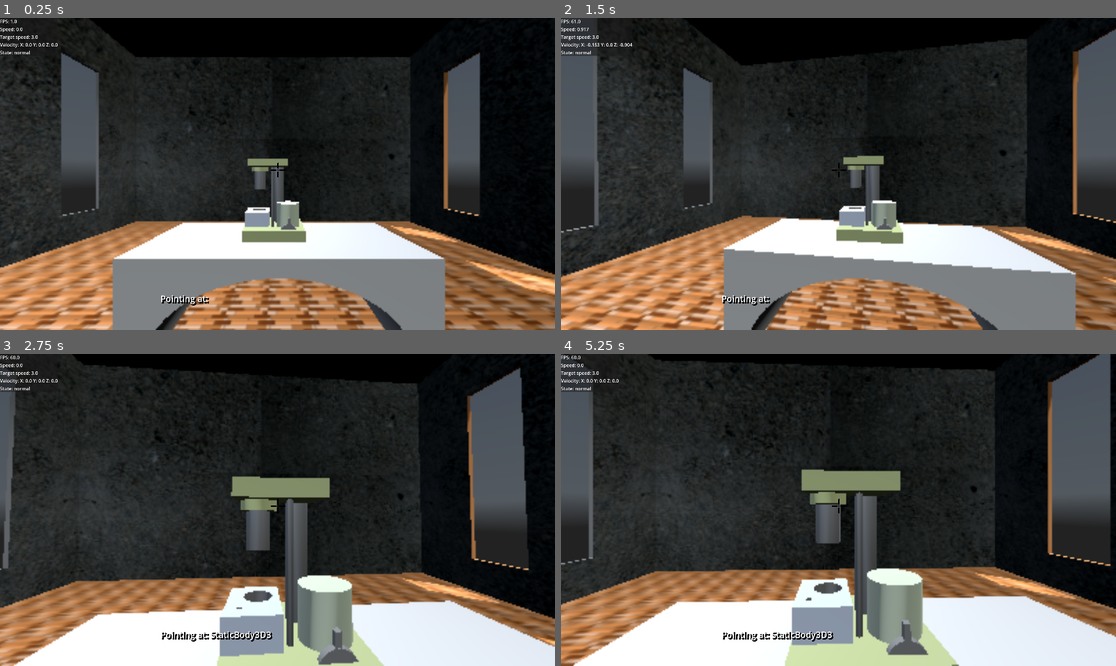
Above: before the commit, frames 1-4 (two rows, left to right).
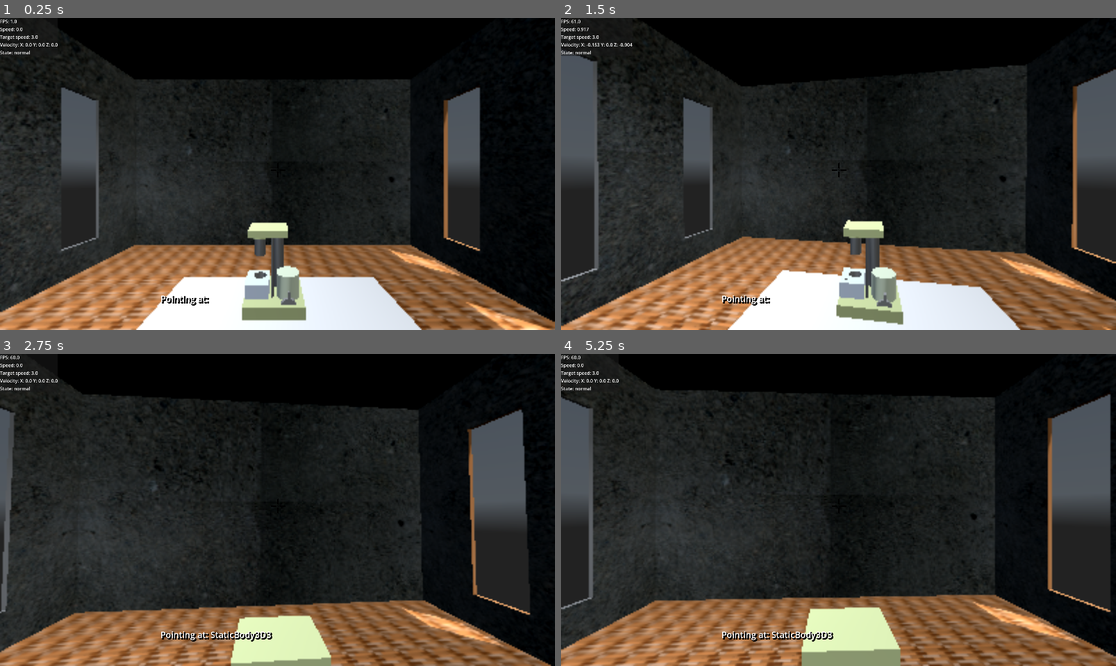
Above: after the commit, the same moments.

Repository: meyerAurelius/grant-proposal
Game: Godot game, scene res://main.tscn
Same seed, same stepped clock (60 frames per second), same inputs: the game is played once before the commit and once after it. A sky picture missing from this copy of the repository is replaced by a grey-blue gradient.
Inputs (mouse positions are in pixels of both pictures, inside the frame that each line leads up to):
- Up to frame 1 (0.25 s): no input
- Up to frame 2 (1.5 s): tap Enter (ui_accept) at 0.5, 0.77 s; move the mouse to (866, 174) at 0.52 s; hold W (key_up) from 0.53 s (still down); tap Shift (crouch) at 0.6 s; click (866, 174) at 0.67 s; move the mouse to (810, 174) at 1.27 s; tap Q (look_left) at 1.35 s; click (810, 174) at 1.42 s
- Up to frame 3 (2.75 s): keep holding W (key_up); tap Enter (ui_accept) at 1.52 s; move the mouse to (288, 503) at 2.02 s; tap E (look_right) at 2.1 s; click (288, 503) at 2.17 s
- Up to frame 4 (5.25 s): keep holding W (key_up); move the mouse to (832, 516) at 2.77 s; tap Ctrl (sprint) at 2.85 s; click (832, 516) at 2.92 s; tap Enter (ui_accept) at 3.02, 3.77, 4.25, 4.52 s; move the mouse to (877, 513) at 3.52 s; tap Shift (crouch) at 3.6 s; click (877, 513) at 3.67 s; move the mouse to (794, 506) at 4.27 s; tap Q (look_left) at 4.35 s; click (794, 506) at 4.42 s; move the mouse to (844, 510) at 5.02 s; tap E (look_right) at 5.1 s; click (844, 510) at 5.17 s

The runs differ from the first frame. In frame 1, 35% of the frame differs, in the area x 0-100%, y 0-100%; in frame 2, 37%; in frame 3, 35%; in frame 4, 38%.

Commit message:
A dummy rpm selector ui appears when the Lever is hit with the raycast

Diff:
--- a/virtual-lab/player/player.gd
+++ b/virtual-lab/player/player.gd
@@ -482,6 +482,9 @@
 			if event is InputEventMouseButton and event.button_index == MOUSE_BUTTON_LEFT and event.is_pressed():
 				if(collider.name == "Lever"):
 					Input.mouse_mode = Input.MOUSE_MODE_VISIBLE
+					$UserInterface/RPMSelector.visible = true
+					# now that the cursor is release we will display an rpm selection menu.
+
 
 
 			return "Pointing at: " + String(collider.name)
--- a/virtual-lab/player/player.tscn
+++ b/virtual-lab/player/player.tscn
@@ -1,21 +1,40 @@
-[gd_scene load_steps=21 format=3 uid="uid://5kl1tktw2ngd"]
+[gd_scene load_steps=24 format=3 uid="uid://5kl1tktw2ngd"]
 
 [ext_resource type="Script" uid="uid://dlheppt8ey4go" path="res://player/player.gd" id="1_rkbax"]
 [ext_resource type="Script" uid="uid://siumuxsaklff" path="res://player/debug_panel.gd" id="2_g1dw6"]
 [ext_resource type="Texture2D" uid="uid://brabv63rsu1tj" path="res://Textures/crosshair.png" id="3_yw30f"]
+[ext_resource type="Texture2D" uid="uid://dbr0of3vvh6fe" path="res://control_menu/control-slider.png" id="4_g6k8r"]
 [ext_resource type="Script" uid="uid://cp0yqpl40nu47" path="res://player/editor_module.gd" id="4_yw30f"]
+[ext_resource type="Texture2D" uid="uid://ckc1en67xtyby" path="res://control_menu/header.png" id="5_boad6"]
+[ext_resource type="Texture2D" uid="uid://dkgicexsd0jig" path="res://control_menu/control-arrow.png" id="5_rgyib"]
 
 [sub_resource type="CapsuleMesh" id="CapsuleMesh_kqu6x"]
-height = 3.0
+height = 4.0
 
 [sub_resource type="CapsuleShape3D" id="CapsuleShape3D_oul6g"]
-height = 3.0
+height = 4.0
 
 [sub_resource type="Animation" id="Animation_rgyib"]
 resource_name = "RESET"
+length = 0.01
+tracks/0/type = "position_3d"
+tracks/0/imported = false
+tracks/0/enabled = true
+tracks/0/path = NodePath("Head")
+tracks/0/interp = 1
+tracks/0/loop_wrap = true
+tracks/0/keys = PackedFloat32Array(0, 1, 0, 3.697587, 0)
 
 [sub_resource type="Animation" id="Animation_yw30f"]
 resource_name = "crouch"
+length = 0.001
+tracks/0/type = "position_3d"
+tracks/0/imported = false
+tracks/0/enabled = true
+tracks/0/path = NodePath("Head")
+tracks/0/interp = 1
+tracks/0/loop_wrap = true
+tracks/0/keys = PackedFloat32Array(0, 1, 0, 2.9569004, 0)
 
 [sub_resource type="AnimationLibrary" id="AnimationLibrary_qjkh3"]
 _data = {
@@ -25,6 +44,13 @@
 
 [sub_resource type="Animation" id="Animation_boad6"]
 resource_name = "RESET"
+tracks/0/type = "position_3d"
+tracks/0/imported = false
+tracks/0/enabled = true
+tracks/0/path = NodePath(".")
+tracks/0/interp = 1
+tracks/0/loop_wrap = true
+tracks/0/keys = PackedFloat32Array(0, 1, 0, 3.697587, 0)
 
 [sub_resource type="Animation" id="Animation_2ieo8"]
 resource_name = "sprint"
@@ -41,6 +67,14 @@
 
 [sub_resource type="Animation" id="Animation_g6k8r"]
 resource_name = "RESET"
+length = 0.001
+tracks/0/type = "position_3d"
+tracks/0/imported = false
+tracks/0/enabled = true
+tracks/0/path = NodePath(".")
+tracks/0/interp = 1
+tracks/0/loop_wrap = true
+tracks/0/keys = PackedFloat32Array(0, 1, 0, 3.697587, 0)
 
 [sub_resource type="Animation" id="Animation_ebec5"]
 resource_name = "jump"
@@ -76,11 +110,11 @@
 RAY = NodePath("Head/RayCast3D")
 
 [node name="mesh" type="MeshInstance3D" parent="."]
-transform = Transform3D(1, 0, 0, 0, 1, 0, 0, 0, 1, 0, 1.5, 0)
+transform = Transform3D(1, 0, 0, 0, 1, 0, 0, 0, 1, 0, 2, 0)
 mesh = SubResource("CapsuleMesh_kqu6x")
 
 [node name="collision" type="CollisionShape3D" parent="."]
-transform = Transform3D(1, 0, 0, 0, 1, 0, 0, 0, 1, 0, 1.5, 0)
+transform = Transform3D(1, 0, 0, 0, 1, 0, 0, 0, 1, 0, 2, 0)
 shape = SubResource("CapsuleShape3D_oul6g")
 
 [node name="CrouchAnimation" type="AnimationPlayer" parent="."]
@@ -89,7 +123,7 @@
 }
 
 [node name="Head" type="Node3D" parent="."]
-transform = Transform3D(1, 0, 0, 0, 1, 0, 0, 0, 1, 0, 2.4969485, 0)
+transform = Transform3D(1, 0, 0, 0, 1, 0, 0, 0, 1, 0, 3.697587, 0)
 
 [node name="Camera" type="Camera3D" parent="Head"]
 
@@ -145,8 +179,53 @@
 theme_override_constants/shadow_offset_x = 4
 theme_override_constants/shadow_offset_y = 4
 theme_override_font_sizes/normal_font_size = 30
-text = "Hello world"
 scroll_active = false
+
+[node name="RPMSelector" type="Control" parent="UserInterface"]
+visible = false
+anchors_preset = 0
+offset_right = 40.0
+offset_bottom = 40.0
+
+[node name="TextureRect" type="TextureRect" parent="UserInterface/RPMSelector"]
+layout_mode = 0
+offset_left = 1135.2325
+offset_top = 294.0
+offset_right = 1858.6279
+offset_bottom = 596.0
+texture = ExtResource("4_g6k8r")
+
+[node name="RichTextLabel" type="RichTextLabel" parent="UserInterface/RPMSelector/TextureRect"]
+layout_mode = 0
+offset_left = 60.767456
+offset_top = 195.0
+offset_right = 652.76746
+offset_bottom = 282.0
+theme_override_font_sizes/normal_font_size = 41
+text = "100          200          300       600"
+
+[node name="ControlArrow" type="Sprite2D" parent="UserInterface/RPMSelector/TextureRect"]
+position = Vector2(107.767456, 93)
+texture = ExtResource("5_rgyib")
+
+[node name="TextureRect2" type="TextureRect" parent="UserInterface/RPMSelector"]
+layout_mode = 0
+offset_left = 1271.0
+offset_top = 86.0
+offset_right = 2067.4912
+offset_bottom = 410.5614
+scale = Vector2(0.57, 0.57)
+texture = ExtResource("5_boad6")
+
+[node name="RichTextLabel" type="RichTextLabel" parent="UserInterface/RPMSelector/TextureRect2"]
+layout_mode = 0
+offset_left = 108.77215
+offset_top = 73.684204
+offset_right = 740.35126
+offset_bottom = 263.1579
+theme_override_font_sizes/normal_font_size = 106
+text = "RPM Select
+"
 
 [node name="CrouchCeilingDetection" type="ShapeCast3D" parent="."]
 transform = Transform3D(1, 0, 0, 0, 1, 0, 0, 0, 1, 0, 3.5532956, 0)
Binary file added: virtual-lab/control_menu/control-arrow.png
Not shown, added: virtual-lab/control_menu/control-arrow.png.import
Binary file added: virtual-lab/control_menu/control-slider.png
Not shown, added: virtual-lab/control_menu/control-slider.png.import
Binary file added: virtual-lab/control_menu/header.png
Not shown, added: virtual-lab/control_menu/header.png.import
